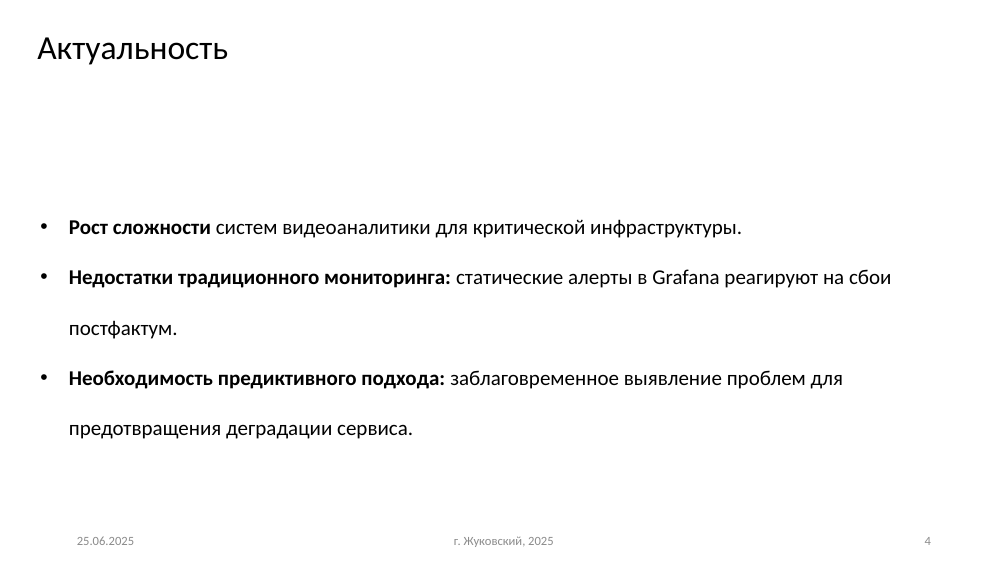
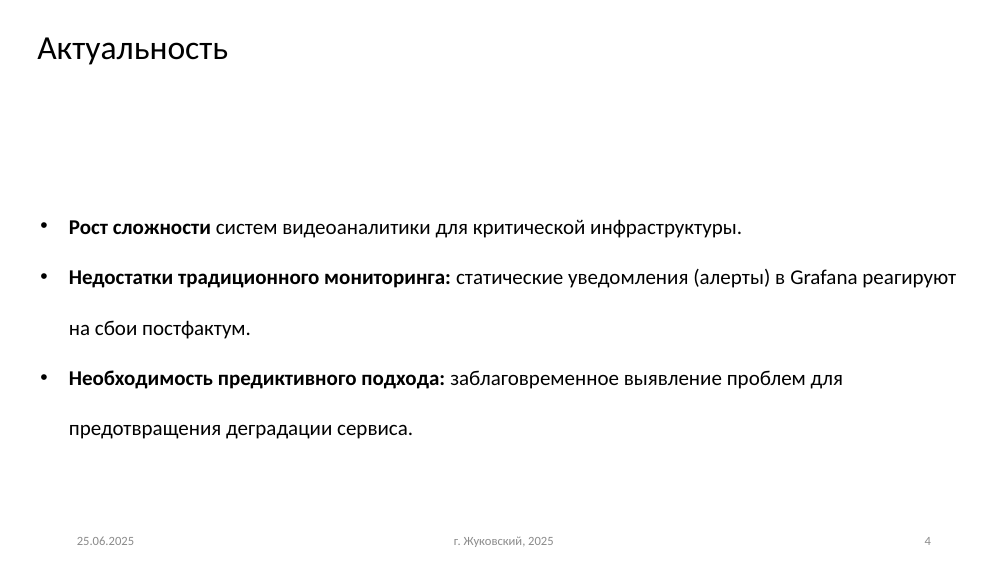
Before and after one commit to nikborovets/bachelor_thesis, a slide deck: slide 4 of presentation/presentation_Borovets.pptx. Drawn at 1008x567 pixels with LibreOffice and Linux fonts; fonts in the diff are those of the drawing. Boxes give left, top, right and bottom in pixels: in the first picture for what was removed or moved away, otherwise in the second. Text is boxed around its words. In the diff, an @@ line names an element or a change of style, - is before the commit and + after.

```diff
--- a/presentation/presentation_Borovets.pptx
+++ b/presentation/presentation_Borovets.pptx
@@ text at (69, 269, 956, 339): text changed @@
-• Недостатки традиционного мониторинга: статические алерты в Grafana реагируют на сбои постфактум.
+• Недостатки традиционного мониторинга: статические уведомления (алерты) в Grafana реагируют на сбои постфактум.
```
Also in this commit, not shown: 1 other file.
